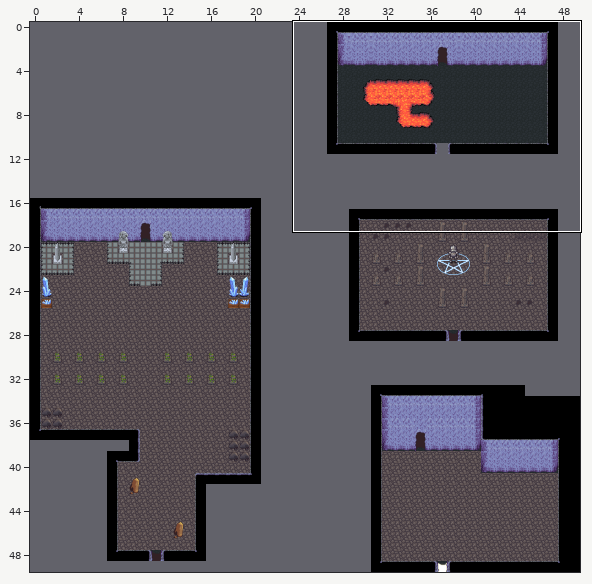
Two states of a Tiled map, Prototipos/Mapas/mazmorratest.tmx. Above: a wide view before the commit, with the close-up outlined.
Close-up. Earlier state:
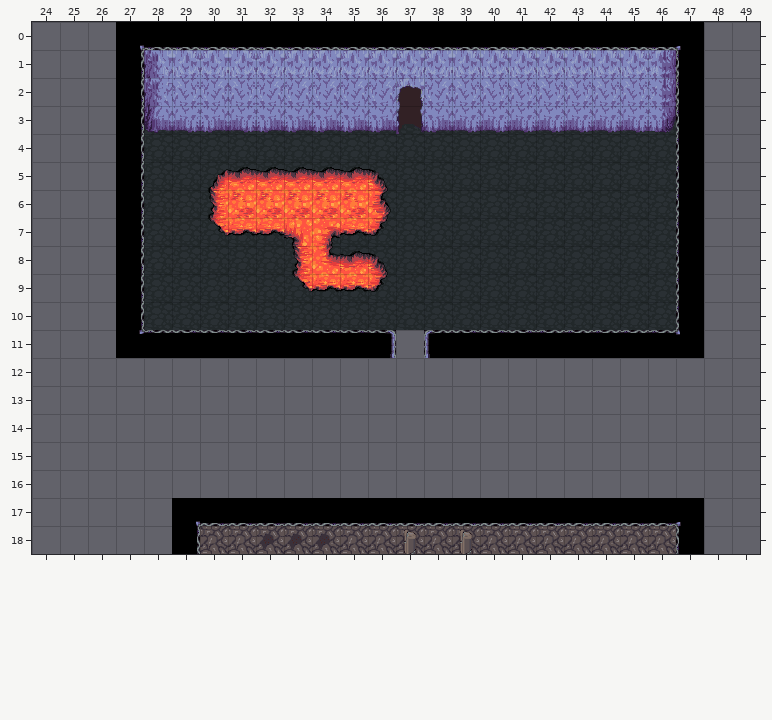
Cells are 32x32 px. Shown: x 24..49, y 0..18. The commit also changed other parts of the map, which this record leaves out.
After the commit:
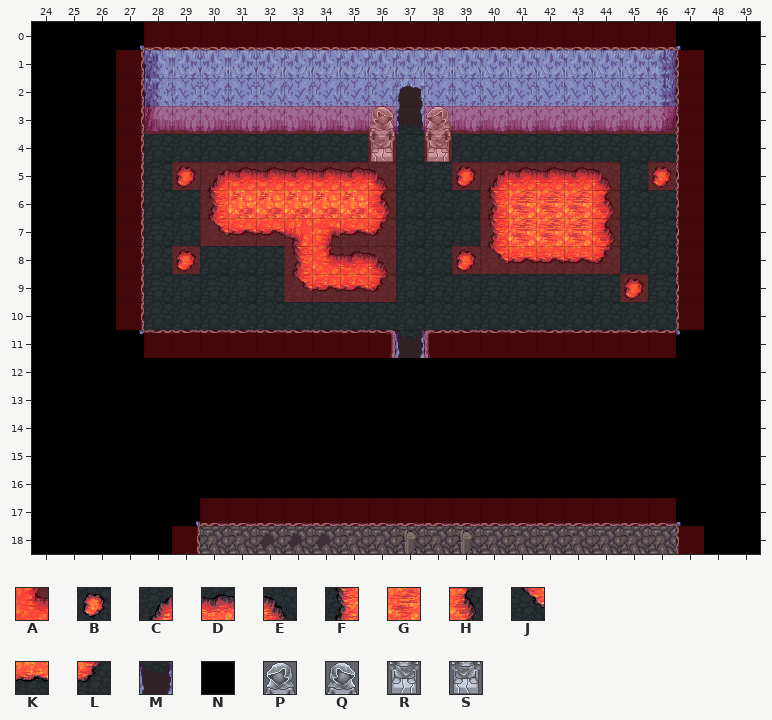
Key: from "RED": A 0; from "cavern_ruins": B 2, C 51, D 52, E 53, F 75, G 76, H 77, J 99, K 100, L 101, M 154 turned 180, N 183, P 185, Q 185 flipped left-right, R 209, S 209 flipped left-right.
_ is an empty cell.
Tiles of an added or newly shown layer are drawn over the layers below it.
See-through tiles are keyed as they look on the map.
Difference:
Layer "Black" (added):
y 0..11: x 24..26 ___ -> NNN; x 48..49 __ -> NN
y 12..16: x 24..49 __________________________ -> NNNNNNNNNNNNNNNNNNNNNNNNNN
y 17..18: x 24..28 _____ -> NNNNN; x 48..49 __ -> NN
Layer "Muros":
y 11: x 37 _ -> M
Layer "Adornos2":
y 3: x 36 _ -> Q; x 38 _ -> P
y 4: x 36 _ -> S; x 38 _ -> R
y 5: x 29 _ -> B; x 39..44 ______ -> BCDDDE; x 46 _ -> B
y 6..7: x 40..44 _____ -> FGGGH
y 8: x 29 _ -> B; x 39..44 ______ -> BJKKKL
y 9: x 45 _ -> B
Layer "Collisions" (added):
y 0: x 28..46 ___________________ -> AAAAAAAAAAAAAAAAAAA
y 1..2: x 27 _ -> A; x 47 _ -> A
y 3: x 27..36 __________ -> AAAAAAAAAA; x 38..47 __________ -> AAAAAAAAAA
y 4: x 27 _ -> A; x 36 _ -> A; x 38 _ -> A; x 47 _ -> A
y 5: x 27 _ -> A; x 29..36 ________ -> AAAAAAAA; x 39..44 ______ -> AAAAAA; x 46..47 __ -> AA
y 6: x 27 _ -> A; x 30 _ -> A; x 36 _ -> A; x 40 _ -> A; x 44 _ -> A; x 47 _ -> A
y 7: x 27 _ -> A; x 30..36 _______ -> AAAAAAA; x 40 _ -> A; x 44 _ -> A; x 47 _ -> A
y 8: x 27 _ -> A; x 29 _ -> A; x 33..36 ____ -> AAAA; x 39..44 ______ -> AAAAAA; x 47 _ -> A
y 9: x 27 _ -> A; x 33..36 ____ -> AAAA; x 45 _ -> A; x 47 _ -> A
y 10: x 27 _ -> A; x 47 _ -> A
y 11: x 28..36 _________ -> AAAAAAAAA; x 38..46 _________ -> AAAAAAAAA
y 17: x 30..46 _________________ -> AAAAAAAAAAAAAAAAA
y 18: x 29 _ -> A; x 47 _ -> A
Changed places in both close-ups, as pixel boxes (x1, y1, x2, y2):
added: (32, 22, 760, 554)
